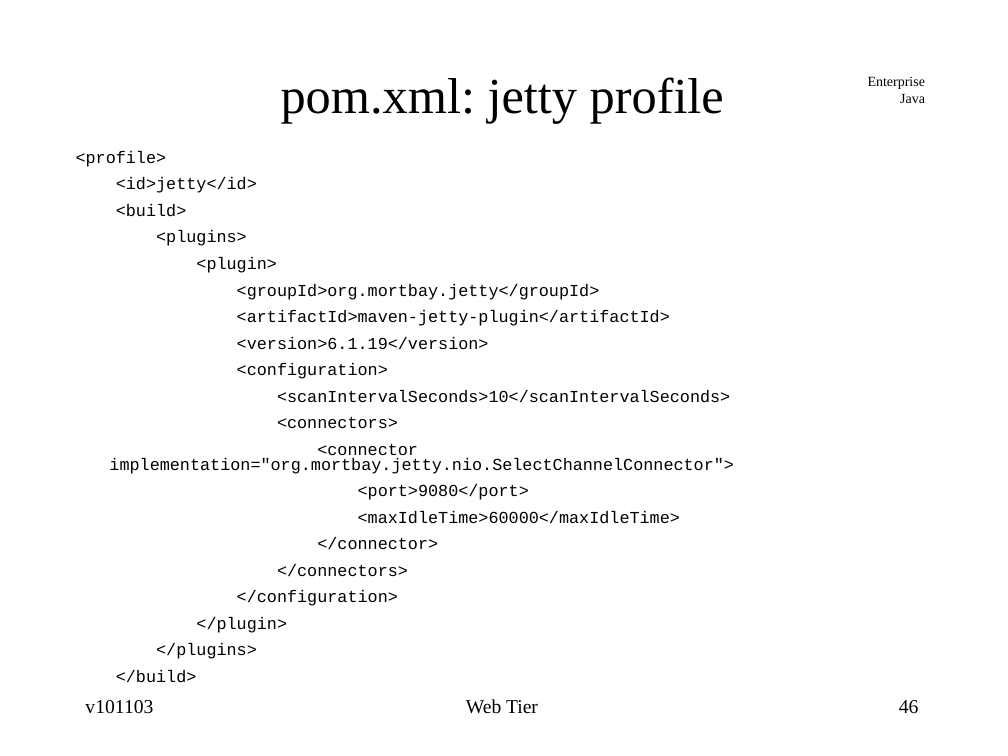
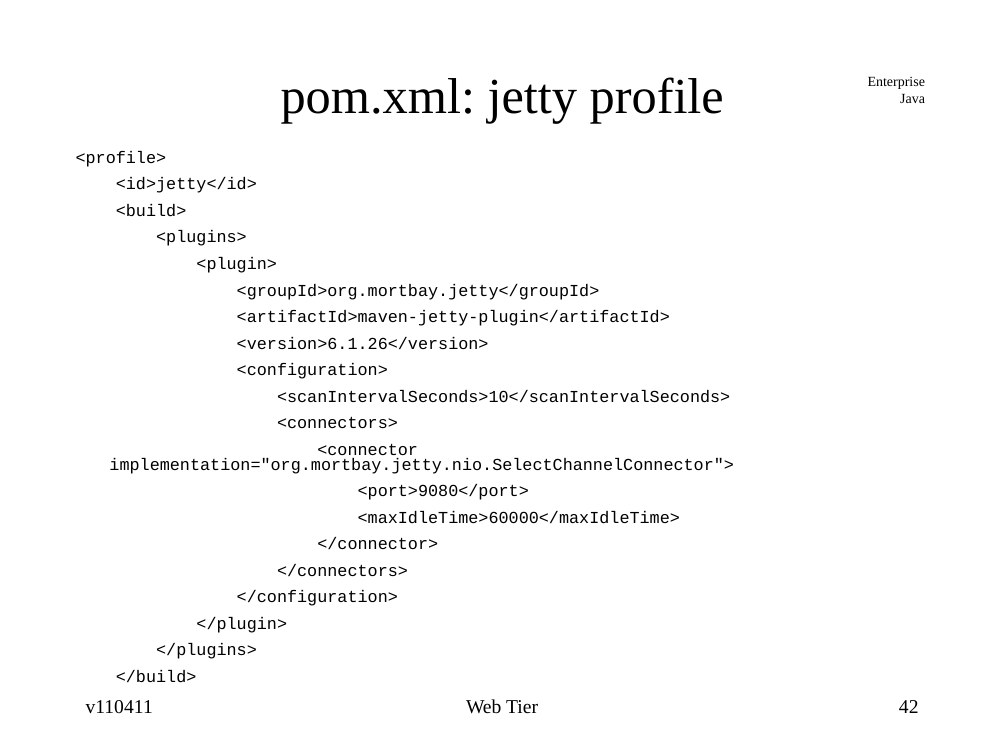
Before and after one commit to jcstaff/ejava-javaee, a slide deck: slide 42 of webtier/src/site/resources/lectures/webTier.ppt (slide 46 before the commit). Drawn at 1008x756 pixels with LibreOffice and Linux fonts; fonts in the diff are those of the drawing. Boxes give left, top, right and bottom in pixels: in the first picture for what was removed or moved away, otherwise in the second. Text is boxed around its words. In the diff, an @@ line names an element or a change of style, - is before the commit and + after.

```diff
--- a/webtier/src/site/resources/lectures/webTier.ppt
+++ b/webtier/src/site/resources/lectures/webTier.ppt
@@ text at bbox=[237, 337, 489, 350]: text changed @@
-<version>6.1.19</version>
+<version>6.1.26</version>
@@ text at bbox=[86, 700, 153, 714]: text changed @@
-v101103
+v110411
@@ page number at bbox=[899, 700, 919, 713]: text changed @@
-46
+42
```
Also in this commit, not shown: 47 other slides changed, 5 slides removed, 36 other files.
